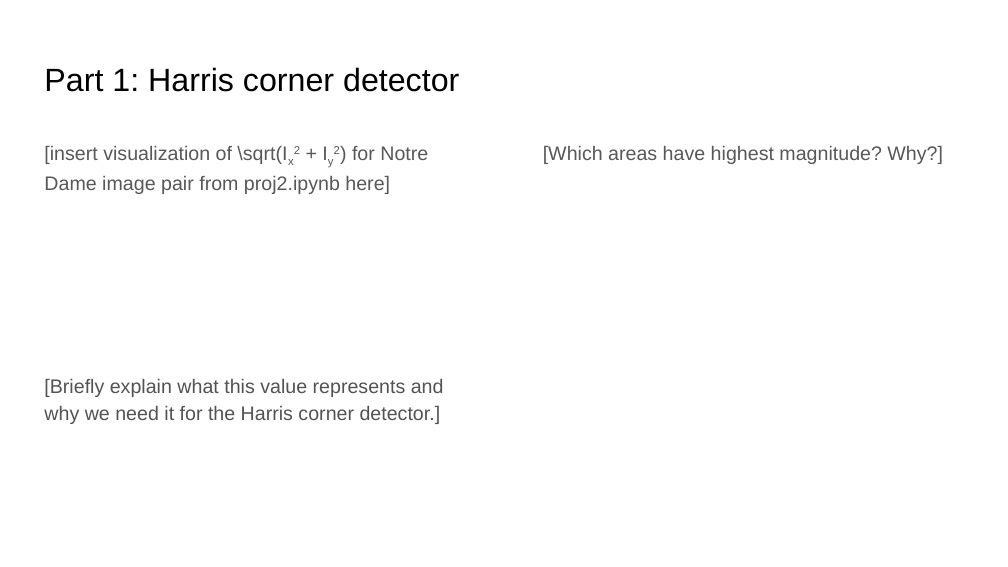
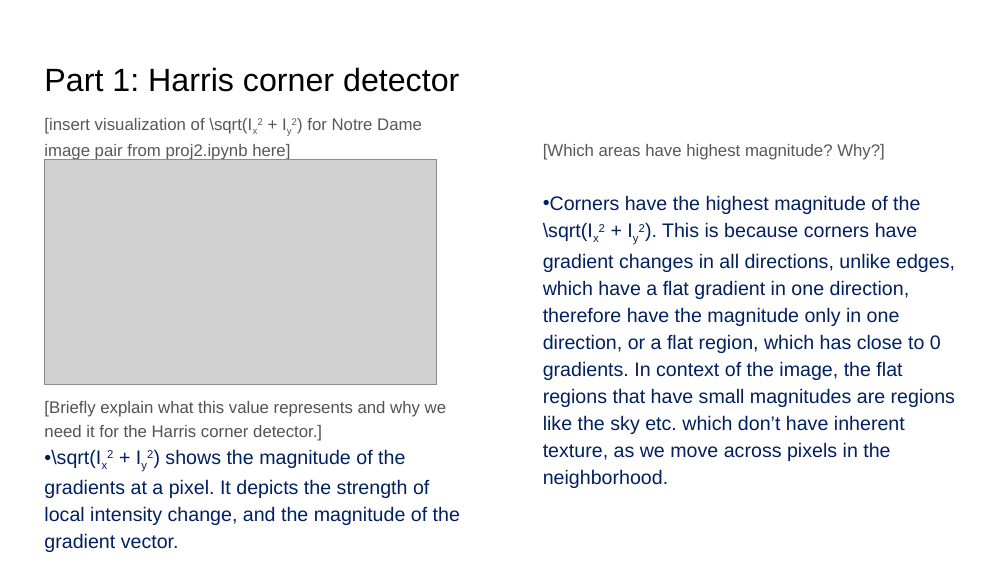
Before and after one commit to aashutoshav/Computer-Vision-Project-2, a slide deck: slide 2 of docs/proj2_report.pptx. Drawn at 1008x567 pixels with LibreOffice and Linux fonts; fonts in the diff are those of the drawing; grey boxes stand for pictures. Boxes give left, top, right and bottom in pixels: in the first picture for what was removed or moved away, otherwise in the second. Text is boxed around its words. In the diff, an @@ line names an element or a change of style, - is before the commit and + after.

Commit message:
experiments with other images

```diff
--- a/docs/proj2_report.pptx
+++ b/docs/proj2_report.pptx
@@ text "[insert visualization of \sqrt(Ix2 + ...": place and size @@
-text "[insert visualization of \sqrt(Ix2 + ..." at (44,146,428,194)
+text "[insert visualization of \sqrt(Ix2 + ..." at (44,118,422,160)
@@ text "[insert visualization of \sqrt(Ix2 + ..." at (44,118,422,160): size 14 to 12 pt @@
@@ text at (543,144,885,160): size 14 to 12 pt in "[Which areas have highest magnitude? Why?]" @@
@@ picture added at (44,159,436,384) @@
@@ text at (543,195,955,488): paragraph added @@
+• Corners have the highest magnitude of the \sqrt(Ix2 + Iy2). This is because corners have gradient changes in all directions, unlike edges, which have a flat gradient in one direction, therefore have the magnitude only in one direction, or a flat region, which has close to 0 gradients. In context of the image, the flat regions that have small magnitudes are regions like the sky etc. which don’t have inherent texture, as we move across pixels in the neighborhood.
@@ text at (44,401,446,441): size 14 to 12 pt in "[Briefly explain what this value represents and ..." @@
@@ text at (44,449,460,552): paragraph added @@
+• \sqrt(Ix2 + Iy2) shows the magnitude of the gradients at a pixel. It depicts the strength of local intensity change, and the magnitude of the gradient vector.
```
Also in this commit, not shown: 13 other slides changed, 8 other files.
